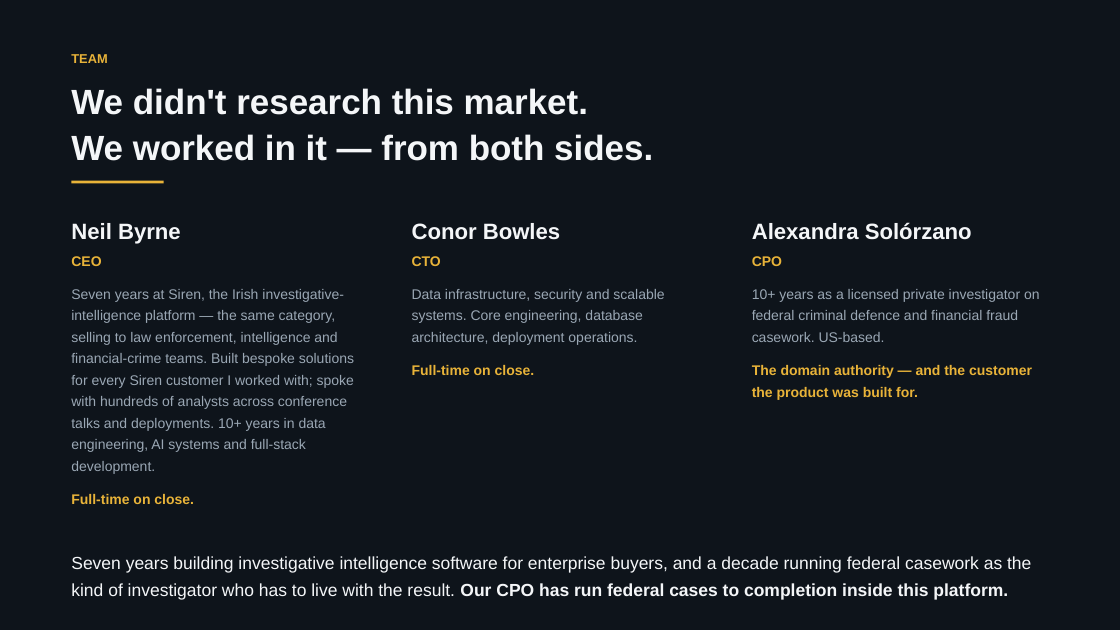
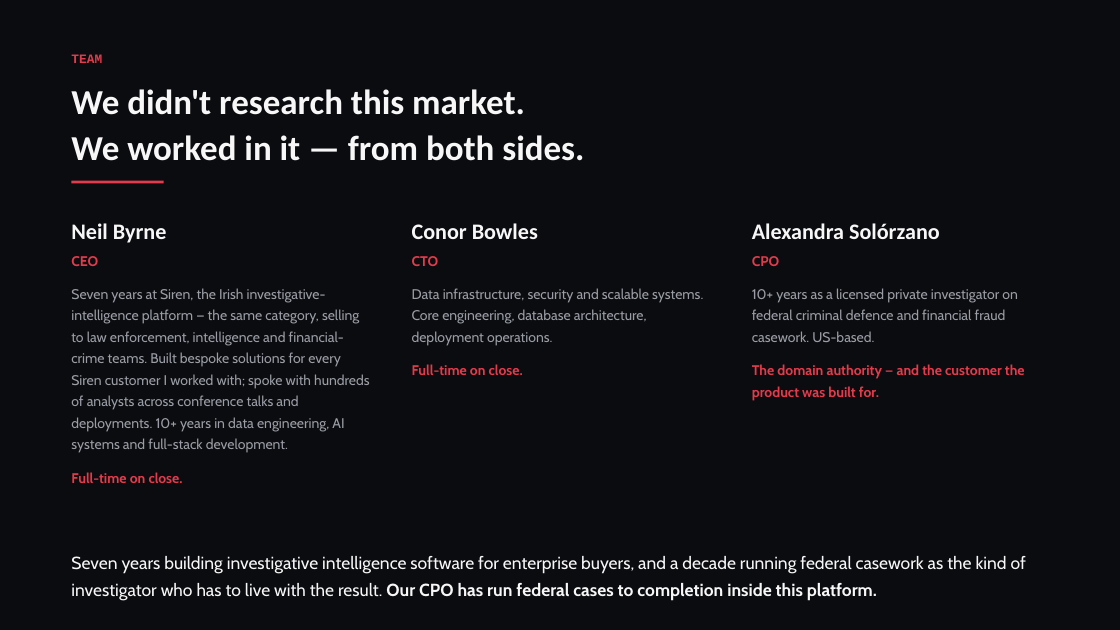
Before and after one commit to conorbowles51/owl-n4j, a slide deck: slide 8 of Loupe-NDRC-deck.pptx (slide 7 before the commit). Drawn at 1120x630 pixels with LibreOffice and Linux fonts; fonts in the diff are those of the drawing. Boxes give left, top, right and bottom in pixels: in the first picture for what was removed or moved away, otherwise in the second. Text is boxed around its words. In the diff, an @@ line names an element or a change of style, - is before the commit and + after.

```diff
--- a/Loupe-NDRC-deck.pptx
+++ b/Loupe-NDRC-deck.pptx
@@ background #0E141B to #0B0C0F @@
@@ text "TEAM" at [71,54,102,63]: font Arial to Courier New, text colour #E8B339 to #E33B4C @@
@@ text "We didn't research this market. ..." at [71,89,584,161]: font Arial to Calibri, text colour #F4F6F8 to #F7F7F8 @@
@@ rectangle at [71,181,164,183]: fill #E8B339 to #E33B4C @@
@@ text "Neil Byrne" at [71,223,369,483]: font Arial to Calibri, text colour #F4F6F8 to #F7F7F8 in "Neil Byrne"; font Arial to Cabin, text colour #9AA7B4 to #9A9DA5; text colour #E8B339 to #E33B4C in "CEO", "Full-time on close." @@
@@ text "Conor Bowles" at [412,223,703,375]: font Arial to Calibri, text colour #F4F6F8 to #F7F7F8 in "Conor Bowles"; font Arial to Cabin; text colour #E8B339 to #E33B4C in "CTO", "Full-time on close."; text colour #9AA7B4 to #9A9DA5 in "Data infrastructure, security and scalable systems. Core ..." @@
@@ text "Alexandra Solórzano" at [752,223,1025,401]: font Arial to Calibri, text colour #F4F6F8 to #F7F7F8 in "Alexandra Solórzano"; font Arial to Cabin in "CPO", "10+ years as a licensed private investigator ...", "The domain authority — and the customer ..."; text colour #E8B339 to #E33B4C in "CPO", "The domain authority — and the customer ..."; text colour #9AA7B4 to #9A9DA5 in "10+ years as a licensed private investigator ..." @@
@@ text "Seven years building investigative intelligence ..." at [71,556,1026,600]: font Arial to Cabin, text colour #F4F6F8 to #F7F7F8 @@
```
Also in this commit, not shown: 8 other slides changed, 1 slide added, 11 other files.
